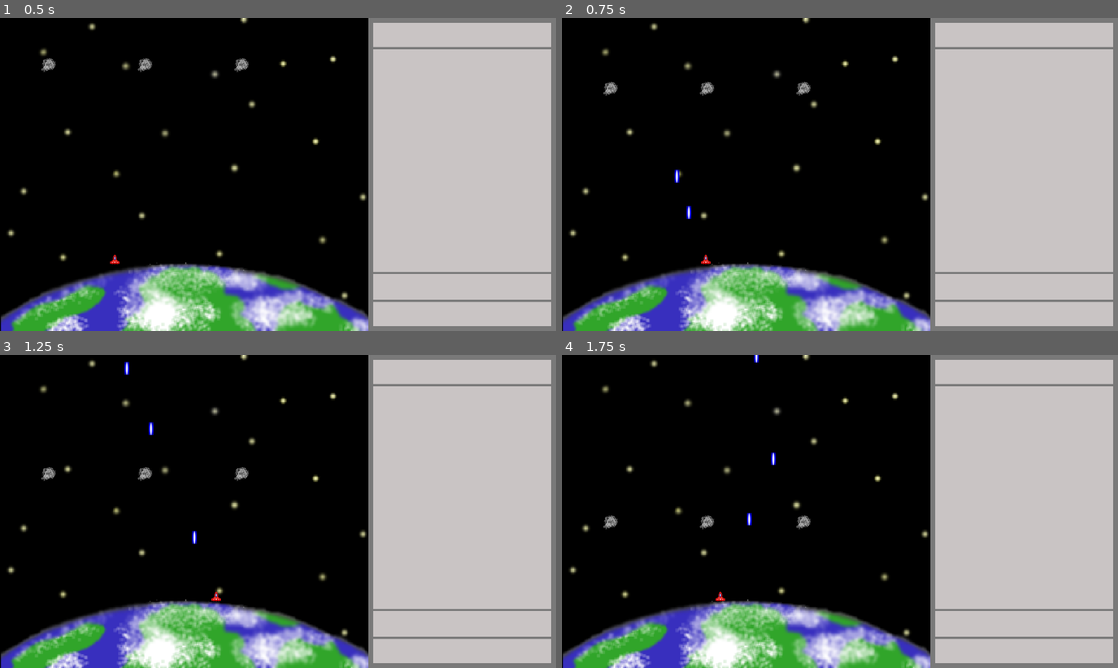
Above: before the commit, frames 1-4 (two rows, left to right).
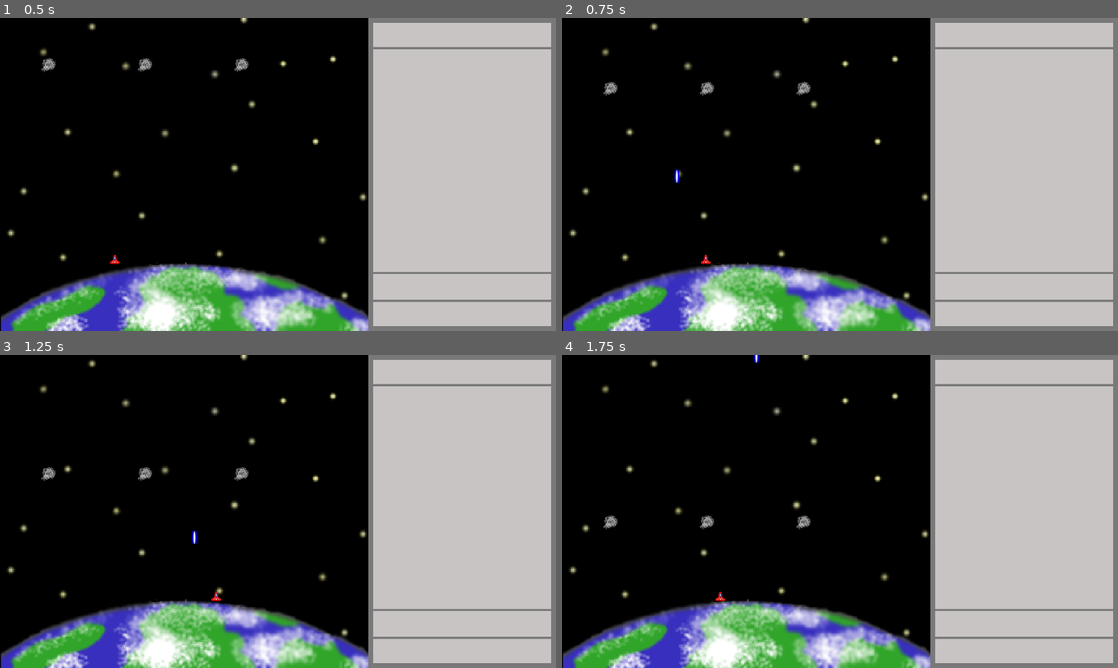
Above: after the commit, the same moments.

Repository: Pchristy03/EAP-Redox
Game: Godot game, scene res://main.tscn
Two runs of this game, one before a commit and one after it. Both use one fixed random seed, a clock stepped at 60 frames per second and the inputs below.
Inputs:
- Up to frame 1 (0.5 s): no input
- Up to frame 2 (0.75 s): tap Enter (ui_accept) at 0.5, 0.6 s; hold Right (ui_right) from 0.53 s (still down)
- Up to frame 3 (1.25 s): keep holding Right (ui_right); tap Enter (ui_accept) at 0.77, 1.07 s
- Up to frame 4 (1.75 s): release Right (ui_right) at 1.28 s; hold Left (ui_left) from 1.28 s (still down); tap Enter (ui_accept) at 1.35, 1.52 s

Frame 1 is identical in both runs. In frame 2, less than 0.1% of the frame differs, in the area x 22-24%, y 60-65%; in frame 3, less than 0.1%; in frame 4, less than 0.1%, in the area x 33-39%, y 31-55%.

Commit message:
projectiles cooldown added

Diff:
--- a/player.gd
+++ b/player.gd
@@ -3,13 +3,25 @@
 signal shoot(location)
 
 const move_speed = 300
+const shoot_cooldown = 0.5
+
+var can_shoot = true
+var cooldown_timer = 0
 
 const l_boundary = 100
 const r_boundary = 800
 
 func _process(_delta):
-	if Input.is_action_just_pressed("ui_accept"):
+	if Input.is_action_just_pressed("ui_accept") and can_shoot:
 		emit_signal("shoot", Vector2(position.x, (position.y - 10)))
+		can_shoot = false
+		cooldown_timer = shoot_cooldown
+
+		# Update cooldown timer
+	if !can_shoot:
+		cooldown_timer -= get_process_delta_time()
+		if cooldown_timer <= 0:
+			can_shoot = true
 
 func _physics_process(_delta):
 	var direction = Input.get_axis("ui_left", "ui_right")
--- a/projectile.gd
+++ b/projectile.gd
@@ -4,8 +4,10 @@
 
 var velocity_dir
 
+signal hit_asteroid
+
 func _ready():
-	velocity_dir = Vector2(position.x, position.y - 100) - position
+	velocity_dir = Vector2(0, -1)  # Adjust this direction according to your projectile's initial movement
 	velocity_dir = velocity_dir.normalized()
 
 func _physics_process(delta):
@@ -13,3 +15,8 @@
 
 func _on_visible_on_screen_notifier_2d_screen_exited():
 	queue_free()
+
+func _on_Area2D_body_entered(body):
+	if body.is_in_group("Asteroids"):
+		emit_signal("hit_asteroid", self)
+		queue_free()
--- a/projectile.tscn
+++ b/projectile.tscn
@@ -1,14 +1,14 @@
 [gd_scene load_steps=3 format=3 uid="uid://7l77yofggtif"]
 
 [ext_resource type="Script" path="res://projectile.gd" id="1_2ltaw"]
-[ext_resource type="Texture2D" uid="uid://xey4tfdrntea" path="res://laser_blue.png" id="2_3nyvr"]
+[ext_resource type="Texture2D" uid="uid://xey4tfdrntea" path="res://Art Assets/laser_blue.png" id="2_hk107"]
 
 [node name="Projectile" type="Area2D"]
 script = ExtResource("1_2ltaw")
 
 [node name="Sprite2D" type="Sprite2D" parent="."]
 scale = Vector2(0.4, 0.32)
-texture = ExtResource("2_3nyvr")
+texture = ExtResource("2_hk107")
 
 [node name="CollisionShape2D" type="CollisionShape2D" parent="."]
 
Renamed: laser_blue.png -> Art Assets/laser_blue.png
Not shown, changed: Art Assets/laser_blue.png.import
Renamed: laser_red.png -> Art Assets/laser_red.png
Not shown, changed: Art Assets/laser_red.png.import
